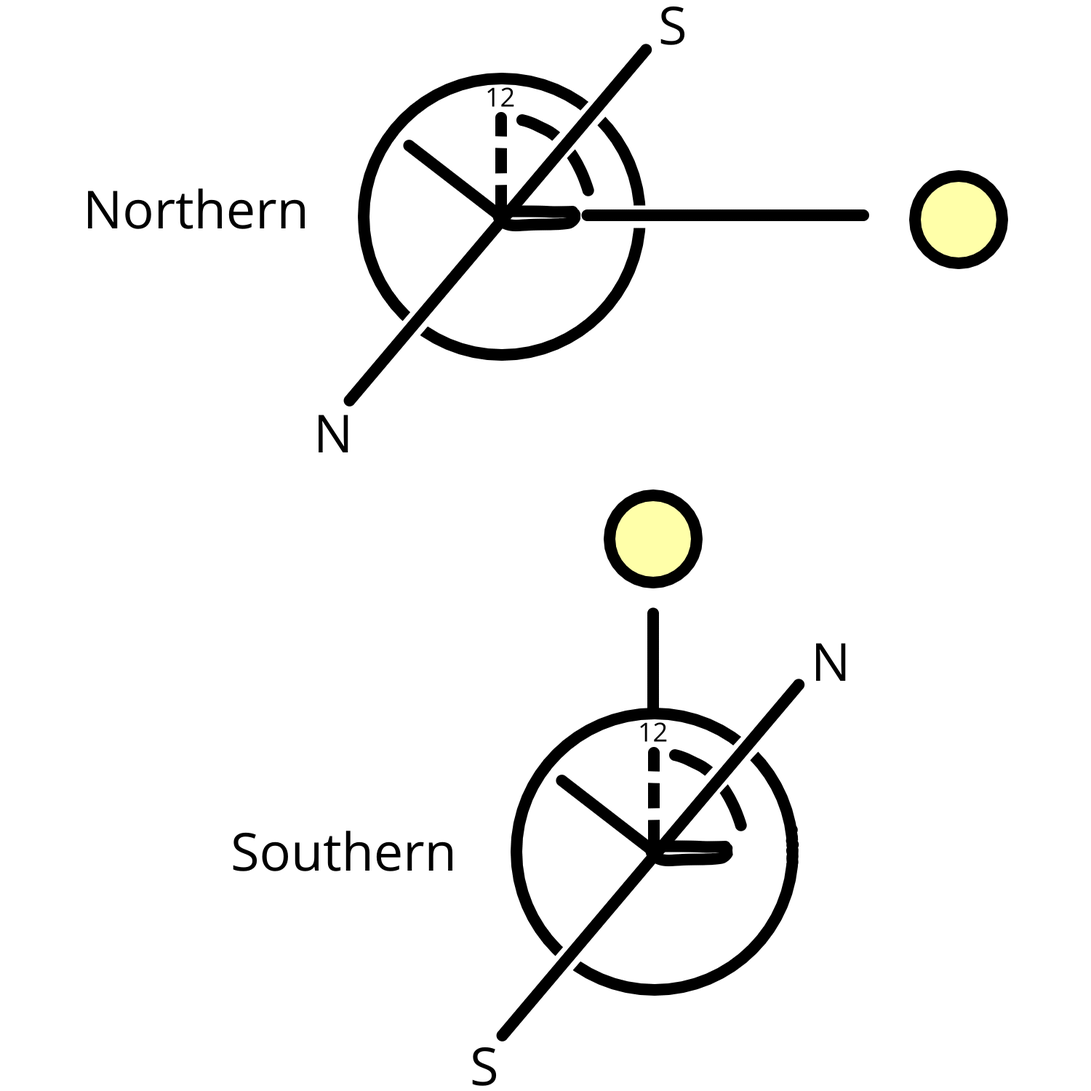
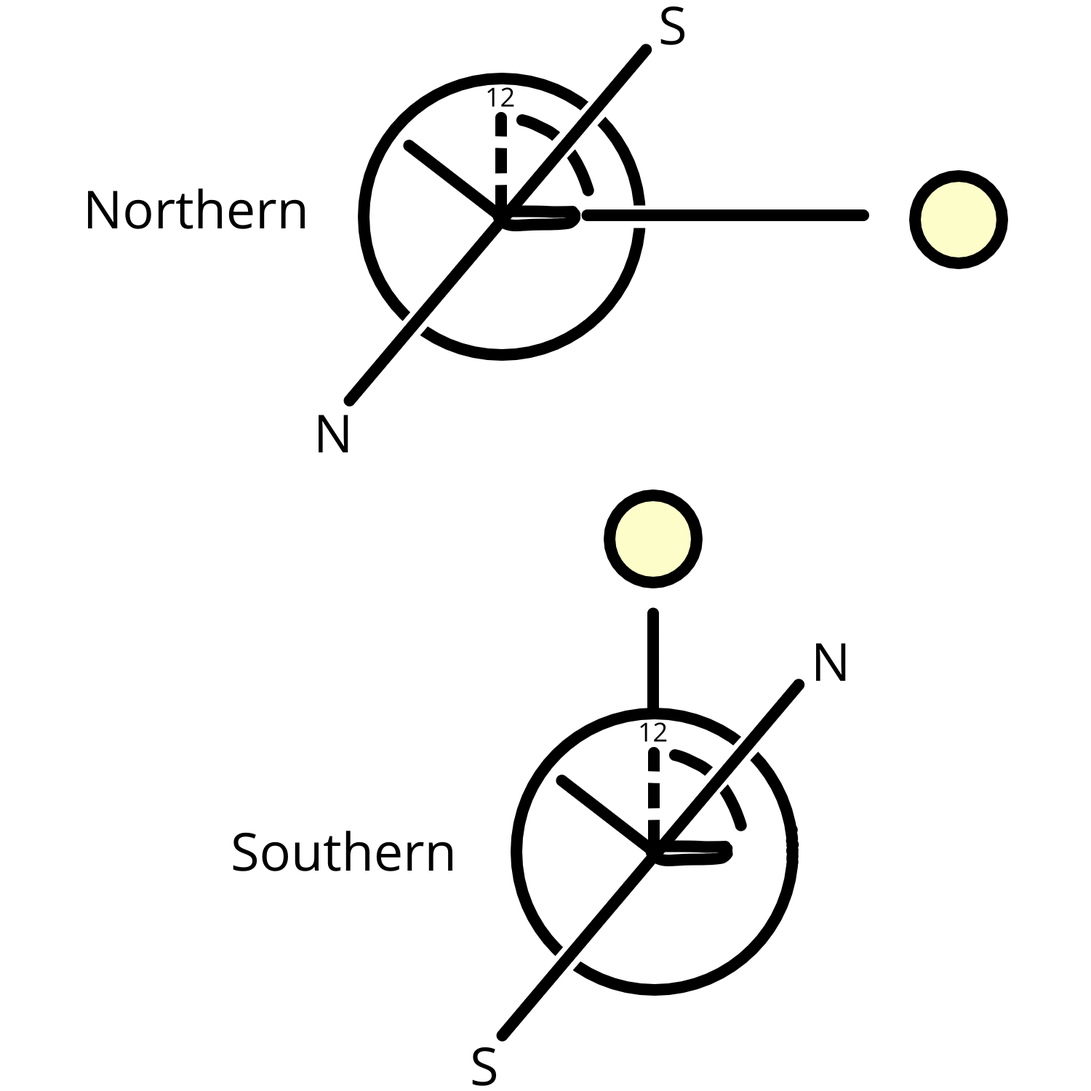
Revision of a layered 1091x1091 image; what changed, layer by layer:
painted on "Sun" (1st of 2, in "Southern Watch") over [615, 501, 692, 578]
painted on "Line Art" (1st of 2, in "Southern Watch") over [615, 181, 997, 578]
painted on "Color" (1st of 2, in "Southern Watch") over [615, 501, 692, 578]
painted on "Sun" (2nd of 2, in "Northern Watch") over [921, 181, 997, 258]
painted on "Line Art" (2nd of 2, in "Northern Watch") over [921, 184, 946, 256]
painted on "Color" (2nd of 2, in "Northern Watch") over [921, 181, 997, 258]
